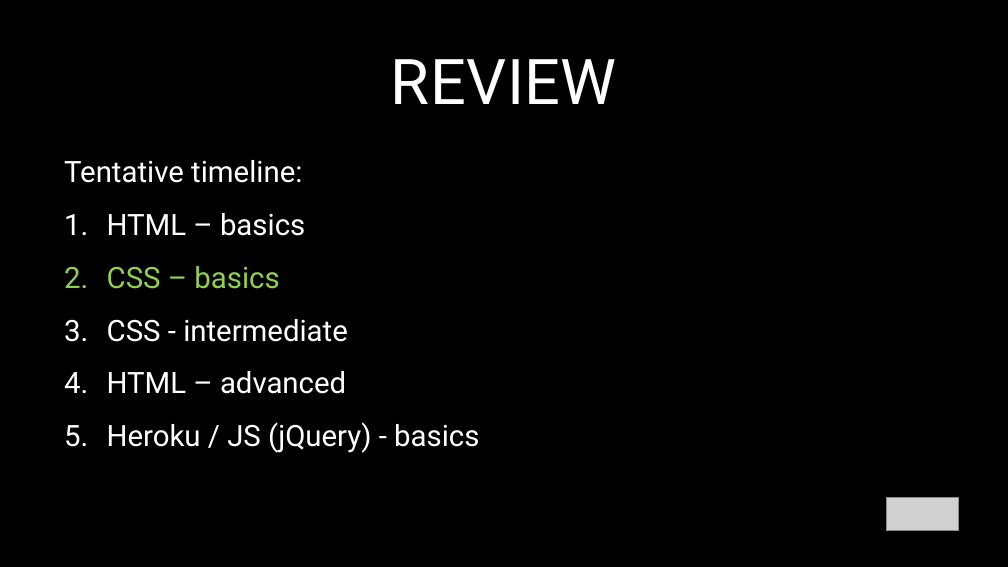
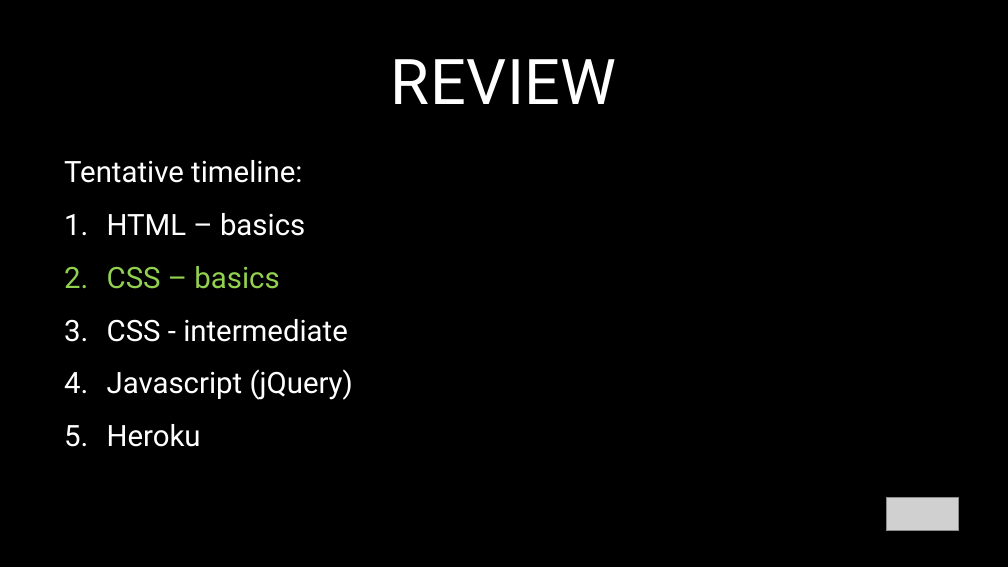
Before and after one commit to glenelkins/front-end-workshop, a slide deck: slide 2 of FEWorkshop-Week3.pptx (slide 3 before the commit). Drawn at 1008x567 pixels with LibreOffice and Linux fonts; fonts in the diff are those of the drawing; grey boxes stand for pictures. Boxes give left, top, right and bottom in pixels: in the first picture for what was removed or moved away, otherwise in the second. Text is boxed around its words. In the diff, an @@ line names an element or a change of style, - is before the commit and + after.

```diff
--- a/FEWorkshop-Week3.pptx
+++ b/FEWorkshop-Week3.pptx
@@ text at bbox=[107, 369, 353, 447]: text changed @@
-4. HTML – advanced
-5. Heroku / JS (jQuery) - basics
+4. Javascript (jQuery)
+5. Heroku
```
Also in this commit, not shown: 3 other slides changed, 10 other files.
